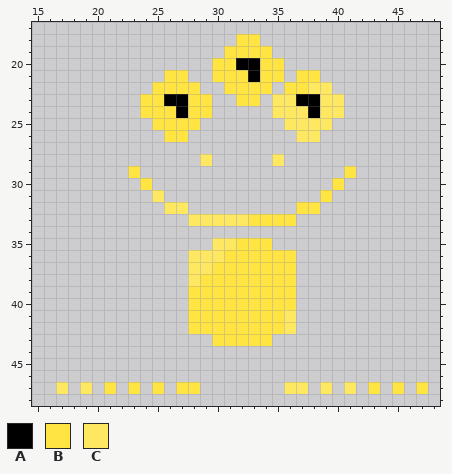
One commit to this pixel-art sprite: the-pad/Trait/thirdEye/yellow.png. Above is the file before it was changed.
The file is 64x64 pixels. Shown: x 15..48, y 17..48.
Palette (. is transparent): A #000000  B #ffe442  C #ffe861
Pixels before, first column x 17:
18 ...............BB..............
19 ..............BBBB.............
20 .............BBAABB............
21 .........BB..BBBABB.BB.........
22 ........BBBB..BBBB.BBCC........
23 .......BBAABB..BB.CCAACC.......
24 .......BBBABB.....CCCACC.......
25 ........BBBB.......CCCC........
26 .........BB.........CC.........
27 ...............................
28 ............C.....C............
29 ......B.................B......
30 .......B...............B.......
31 ........C.............B........
32 .........CC.........BB.........
33 ...........CCCCCBBBB...........
34 ...............................
35 .............CCBBB.............
36 ...........CCCBBBBBB...........
37 ...........CCBBBBBBB...........
38 ...........CBBBBBBBB...........
39 ...........BBBBBBBBB...........
40 ...........BBBBBBBBB...........
41 ...........BBBBBBBBC...........
42 ...........BBBBBBBBC...........
43 .............BBBBB.............
44 ...............................
45 ...............................
46 ...............................
47 C.C.B.B.B.BB.......CC.C.C.B.B.B
And afterwards:
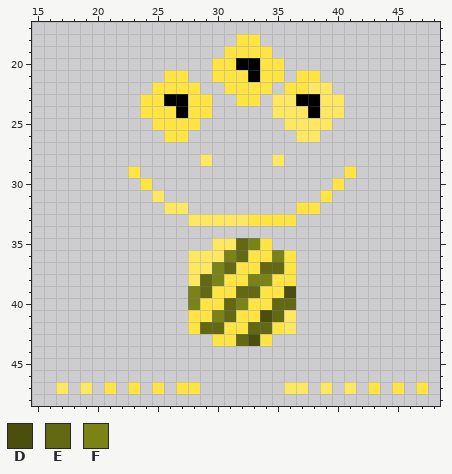
Colours new in this view: D #4a4f0e  E #626912  F #7a8316
From old to new:
y 35: x 32..33 BB -> EF
y 36: x 31..32 BB -> FE; x 35 B -> F
y 37: x 30..31 BB -> FE; x 34..35 BB -> EE
y 38: x 29..30 BB -> EF; x 33..34 BB -> FF
y 39: x 28..29 BB -> FE; x 32..33 BB -> EE; x 36 B -> D
y 40: x 28 B -> F; x 31..32 BB -> EF; x 35..36 BB -> EE
y 41: x 30..31 BB -> FE; x 34..35 BB -> DE
y 42: x 29..30 BB -> EE; x 33..34 BB -> EE
y 43: x 32..33 BB -> ED
Boxes around the changes in both pictures, in picture pixels (x1, y1, x2, y2):
changed: (188, 238, 296, 346)
